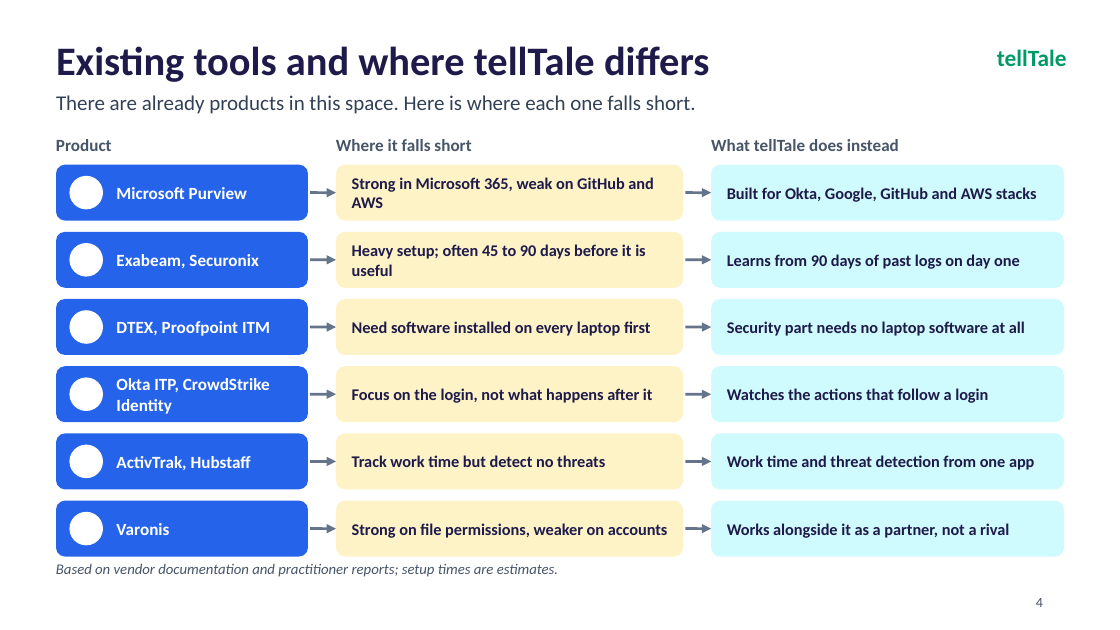
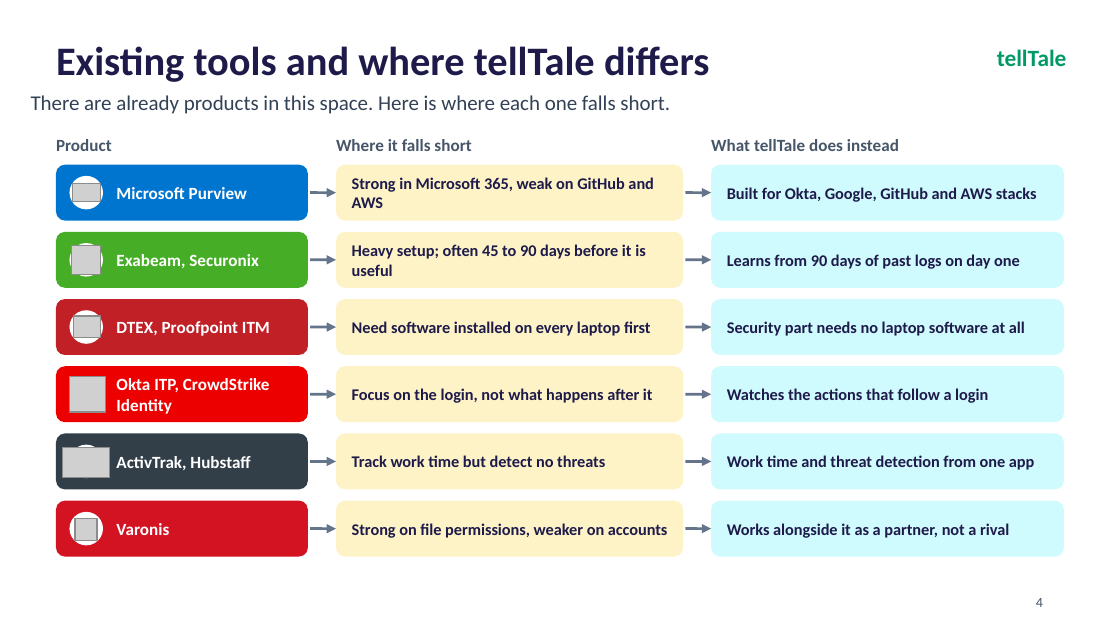
Before and after one commit to aaravgupta0202/telltale, a slide deck: slide 4 of tellTale_CyberForge_Deck.pptx. Drawn at 1120x630 pixels with LibreOffice and Linux fonts; fonts in the diff are those of the drawing; grey boxes stand for pictures; background and template pictures are left out. Boxes give left, top, right and bottom in pixels: in the first picture for what was removed or moved away, otherwise in the second. Text is boxed around its words. In the diff, an @@ line names an element or a change of style, - is before the commit and + after.

```diff
--- a/tellTale_CyberForge_Deck.pptx
+++ b/tellTale_CyberForge_Deck.pptx
@@ text "There are already products in ..." moved from (x1=56, y1=95, x2=696, y2=114) to (x1=31, y1=95, x2=670, y2=114) @@
@@ text "There are already products in ..." at (x1=31, y1=95, x2=670, y2=114): indent changed @@
@@ rounded rectangle at (x1=56, y1=165, x2=308, y2=221): fill #2563EB to #0075CF @@
@@ picture added at (x1=73, y1=184, x2=101, y2=202) @@
@@ arrow (310, 193) - (336, 193): stroke #64748B 1.75 pt to #64748B 1.76 pt @@
@@ rounded rectangle at (x1=56, y1=232, x2=308, y2=288): fill #2563EB to #46AE26 @@
@@ picture added at (x1=72, y1=245, x2=101, y2=274) @@
@@ arrow (310, 260) - (336, 260): stroke #64748B 1.75 pt to #64748B 1.76 pt @@
@@ rounded rectangle at (x1=56, y1=299, x2=308, y2=355): fill #2563EB to #C02026 @@
@@ picture added at (x1=73, y1=316, x2=100, y2=338) @@
@@ arrow (310, 327) - (336, 327): stroke #64748B 1.75 pt to #64748B 1.76 pt @@
@@ rounded rectangle at (x1=56, y1=366, x2=308, y2=422): fill #2563EB to #ED0000 @@
@@ picture added at (x1=69, y1=376, x2=105, y2=412) @@
@@ arrow (310, 394) - (336, 394): stroke #64748B 1.75 pt to #64748B 1.76 pt @@
@@ rounded rectangle at (x1=56, y1=433, x2=308, y2=489): fill #2563EB to #323F49 @@
@@ picture added at (x1=62, y1=447, x2=110, y2=477) @@
@@ arrow (310, 461) - (336, 461): stroke #64748B 1.75 pt to #64748B 1.76 pt @@
@@ rounded rectangle at (x1=56, y1=501, x2=308, y2=557): fill #2563EB to #D31222 @@
@@ picture added at (x1=75, y1=519, x2=97, y2=541) @@
@@ arrow (310, 529) - (336, 529): stroke #64748B 1.75 pt to #64748B 1.76 pt @@
@@ text removed at (x1=56, y1=563, x2=558, y2=577) @@
-Based on vendor documentation and practitioner reports; setup times are estimates.
```
Also in this commit, not shown: 16 other slides changed, 1 other file.
